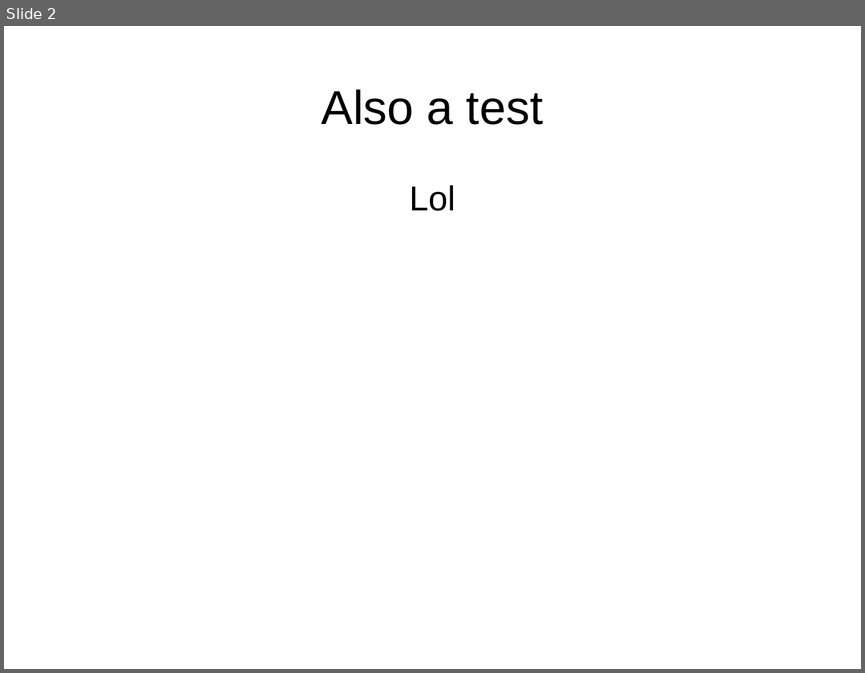
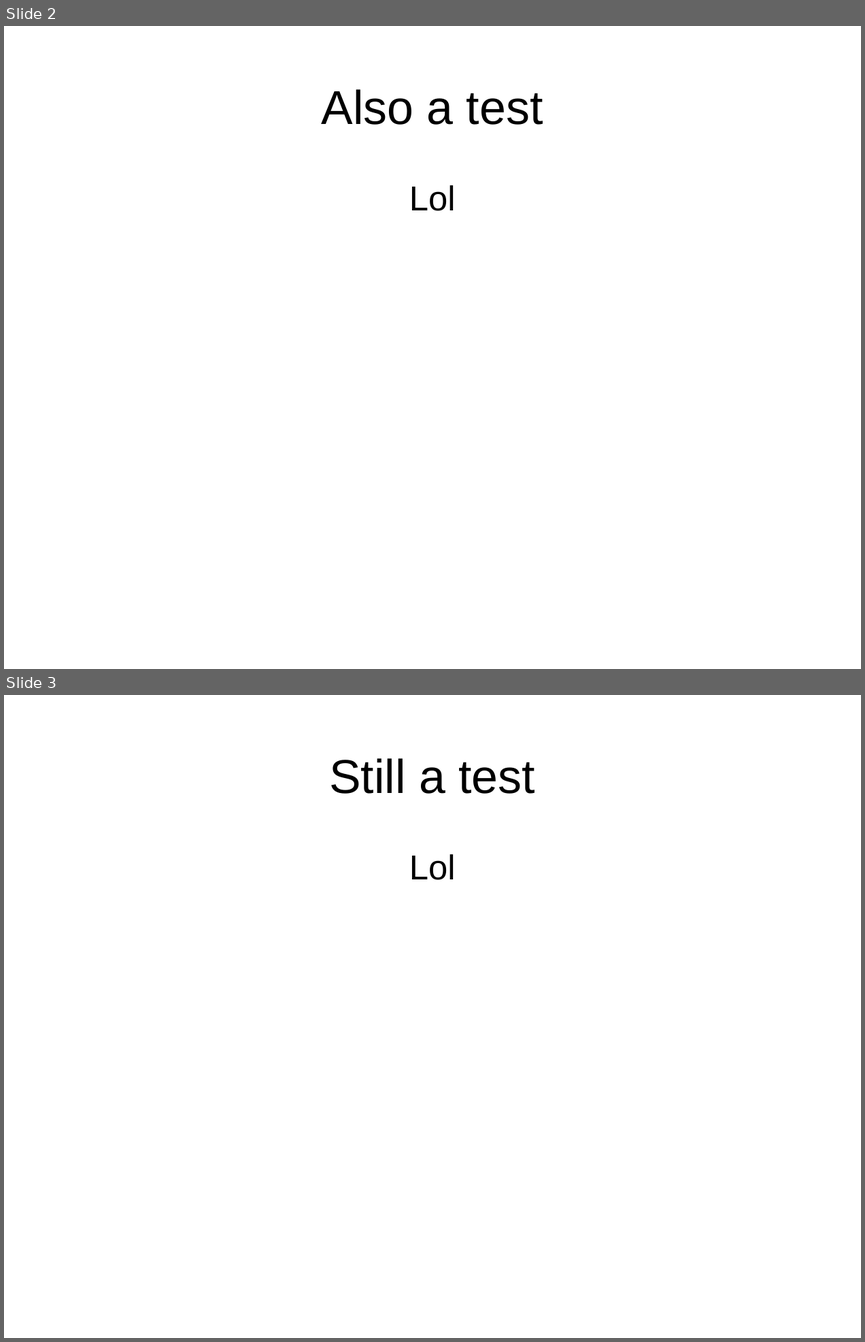
Before and after one commit to SwegSkywalker/testing, a slide deck: ODP Test.odp. Shown one above the other, each under a label of ours: slide 2 before the commit, slides 2 and 3 after it. The pictures are 865x673 and 865x1342 pixels, drawn with LibreOffice and Linux fonts; fonts in the diff are those of the drawing. Boxes give left, top, right and bottom in pixels: in the first picture for what was removed or moved away, otherwise in the second. Text is boxed around its words. In the diff, an @@ line names an element or a change of style, - is before the commit and + after.

Commit message:
Again

```diff
--- a/ODP Test.odp
+++ b/ODP Test.odp
@@ slide 3 added at (4, 695, 861, 1338), background #FFFFFF @@
@@ title added at (329, 758, 534, 794), 44 pt, text #000000 @@
+Still a test
@@ text added at (409, 854, 456, 880), 32 pt, text #000000 @@
+Lol
```
